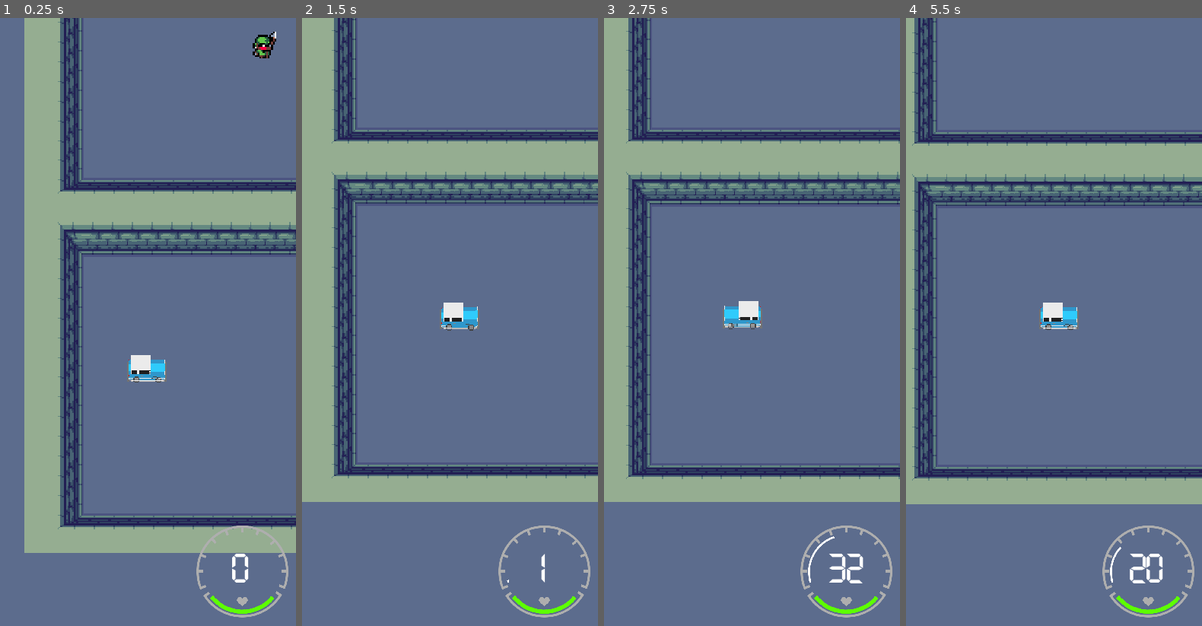
Above: before the commit, frames 1-4 (left to right).
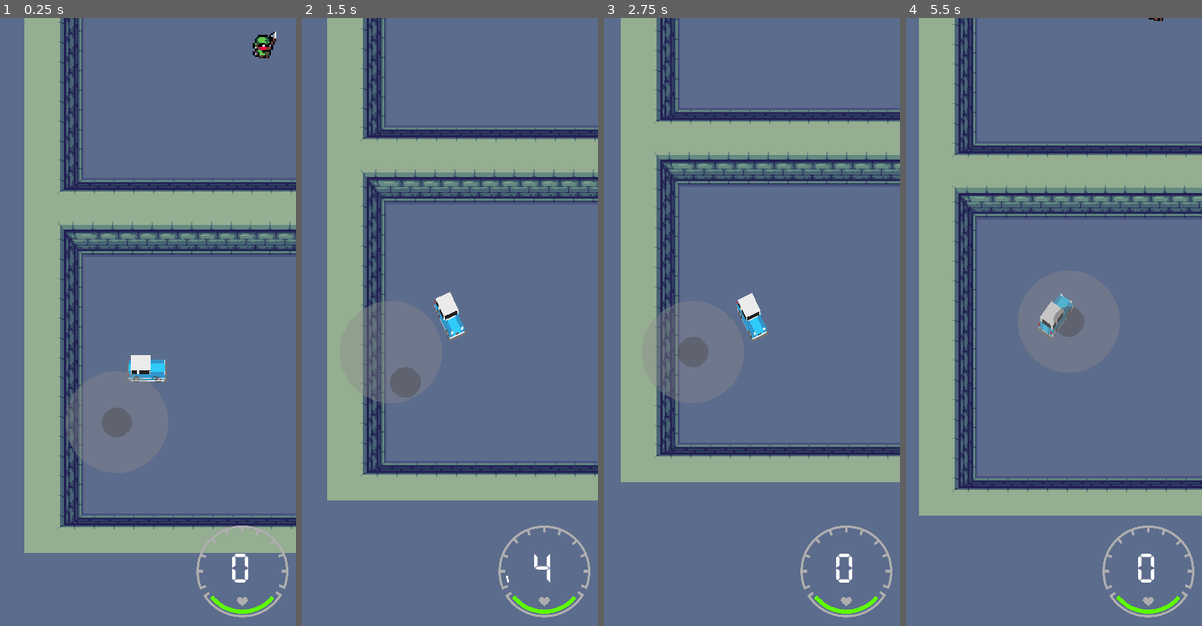
Above: after the commit, the same moments.

Repository: srcarr1515/dungeontracks
Game: Godot game, scene res://Game.tscn
Two runs of this game, one before a commit and one after it. Both use one fixed random seed, a clock stepped at 60 frames per second and the inputs below. The engine's default icon, where the game draws it, is replaced by a stand-in: a white triangle on a blue panel in a dark square.
Inputs (mouse positions are in pixels of both pictures, inside the frame that each line leads up to):
- Up to frame 1 (0.25 s): no input
- Up to frame 2 (1.5 s): tap Enter at 0.5 s; move the mouse to (515, 291) at 0.52 s; hold Right (ui_right) 0.53-1.25 s; click (515, 291) at 0.67 s; tap Up (ui_up) at 0.77 s; drag from (390, 352) to (435, 443) at 1.27 s
- Up to frame 3 (2.75 s): move the mouse to (781, 188) at 2.02 s; hold Left (ui_left) from 2.03 s (still down)
- Up to frame 4 (5.5 s): release Left (ui_left) at 2.75 s; drag from (1039, 443) to (965, 230) at 2.77 s; move the mouse to (1142, 413) at 3.52 s; hold Right (ui_right) 3.53-4.25 s; tap Up (ui_up) at 3.77 s; drag from (965, 230) to (1009, 170) at 4.27 s; move the mouse to (1068, 322) at 5.02 s; hold Right (ui_right) from 5.03 s (still down); click (1068, 322) at 5.17 s

The runs differ from the first frame. In frame 1, 0.9% of the frame differs, in the area x 22-50%, y 58-73%; in frame 2, 25%; in frame 3, 34%, in the area x 0-100%, y 0-93%; in frame 4, 30%.

Commit message:
call_deferred for disable hitbox

Diff:
--- a/globals/game_data.gd
+++ b/globals/game_data.gd
@@ -12,7 +12,7 @@
 var game
 
 func _ready():
-	 is_touchscreen = ["Android", "iOS", "HTML5"].has(OS.get_name())
+	 is_touchscreen = !["Android", "iOS", "HTML5"].has(OS.get_name())
 
 func destroy(_target):
 	graveyard.push_front(_target)
--- a/scenes/actors/Enemy.gd
+++ b/scenes/actors/Enemy.gd
@@ -31,7 +31,7 @@
 	blood.global_position = global_position
 
 func _on_HurtBox_took_damage(amount, from):
-	hitbox_shape.disabled = true
+	hitbox_shape.call_deferred("set_disabled", true)
 
 func _on_DropTarget_timeout():
 	player = null
